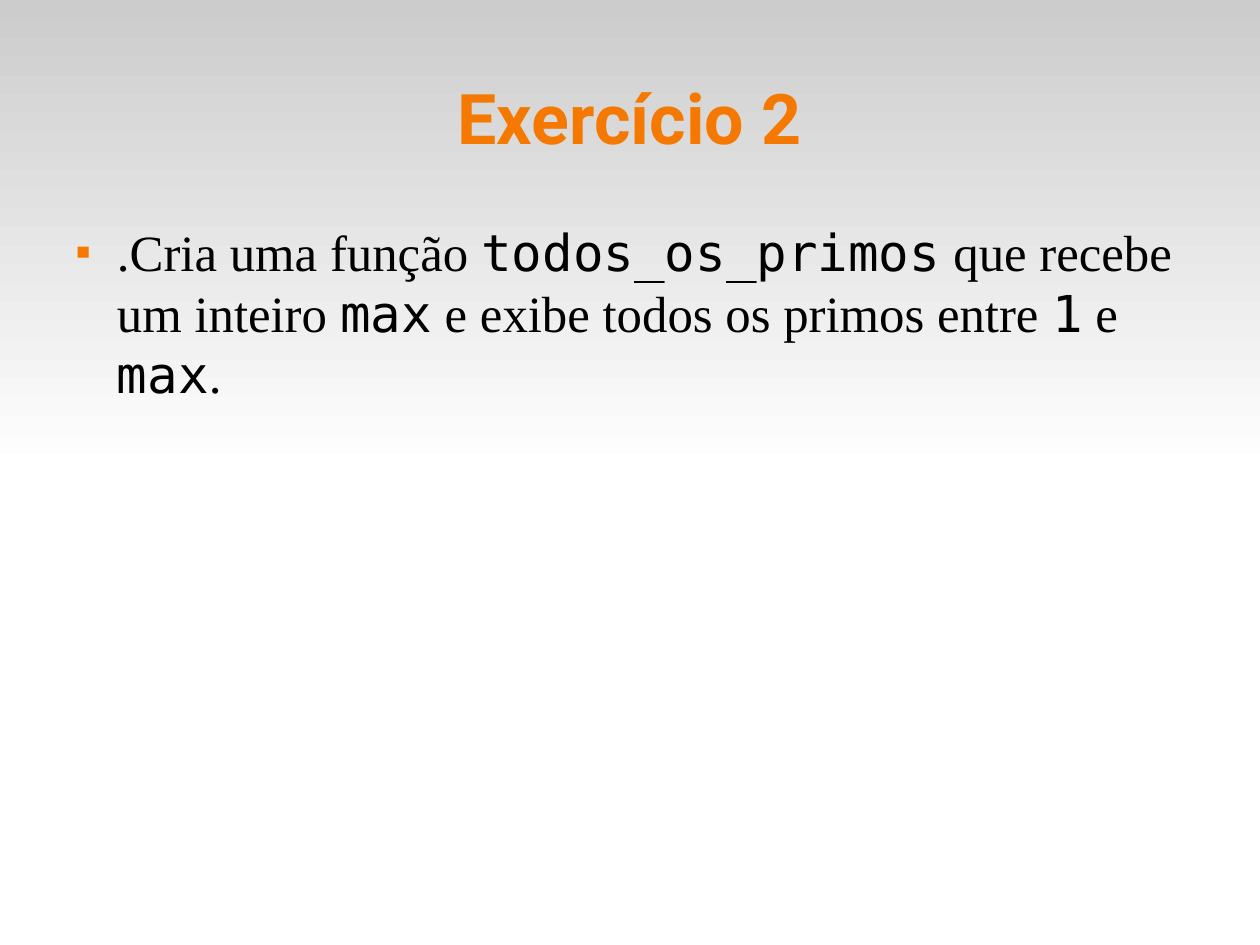
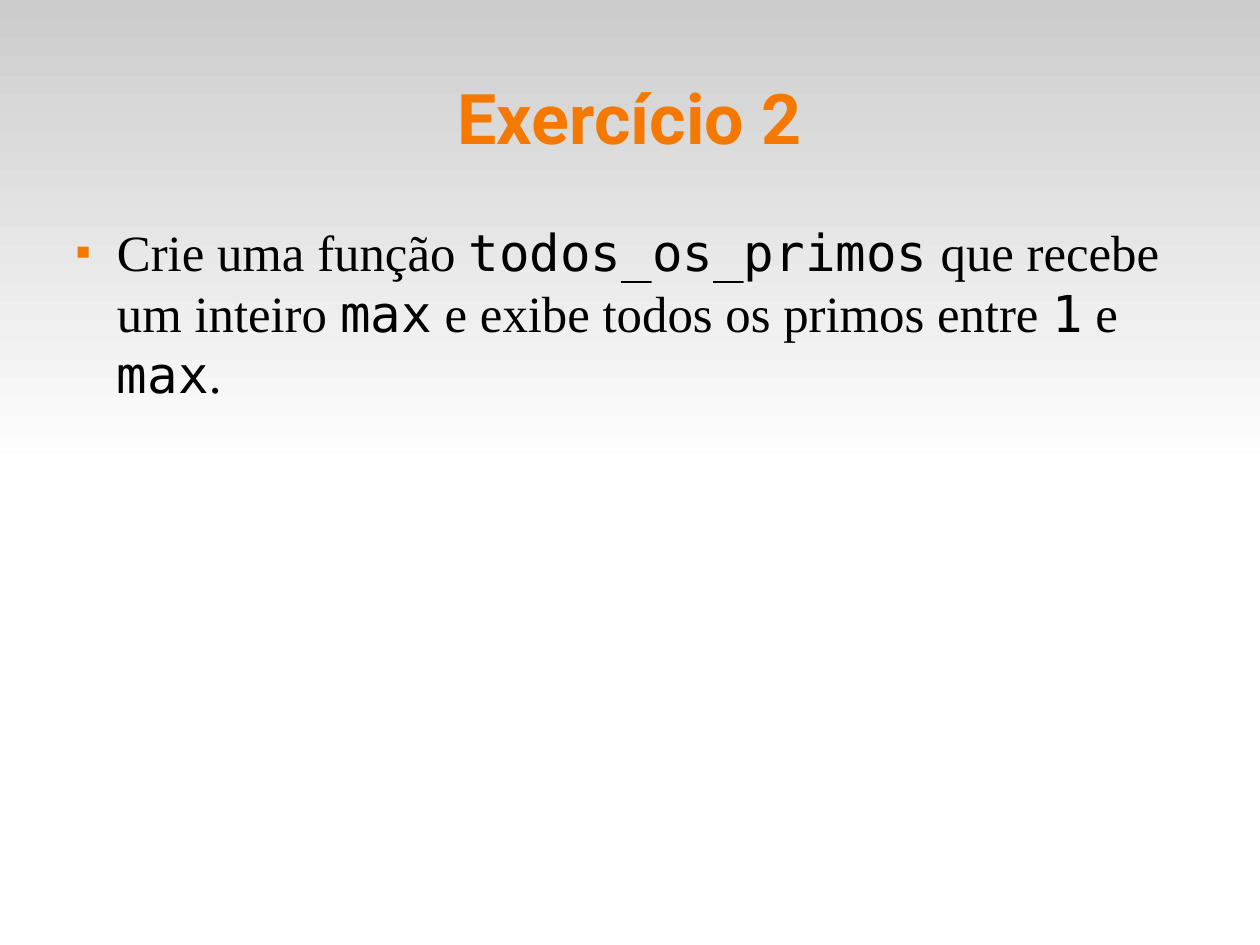
Before and after one commit to fsantanna-uerj/LP1, a slide deck: slide 8 of Slides/lp1-04-funcoes.odp. Drawn at 1260x945 pixels with LibreOffice and Linux fonts; fonts in the diff are those of the drawing. Boxes give left, top, right and bottom in pixels: in the first picture for what was removed or moved away, otherwise in the second. Text is boxed around its words. In the diff, an @@ line names an element or a change of style, - is before the commit and + after.

```diff
--- a/Slides/lp1-04-funcoes.odp
+++ b/Slides/lp1-04-funcoes.odp
@@ text at (x1=117, y1=232, x2=1159, y2=394): text changed @@
-■ .Cria uma função todos_os_primos que recebe um inteiro max e exibe todos os primos entre 1 e max.
+■ Crie uma função todos_os_primos que recebe um inteiro max e exibe todos os primos entre 1 e max.
```
Also in this commit, not shown: 7 other files.
